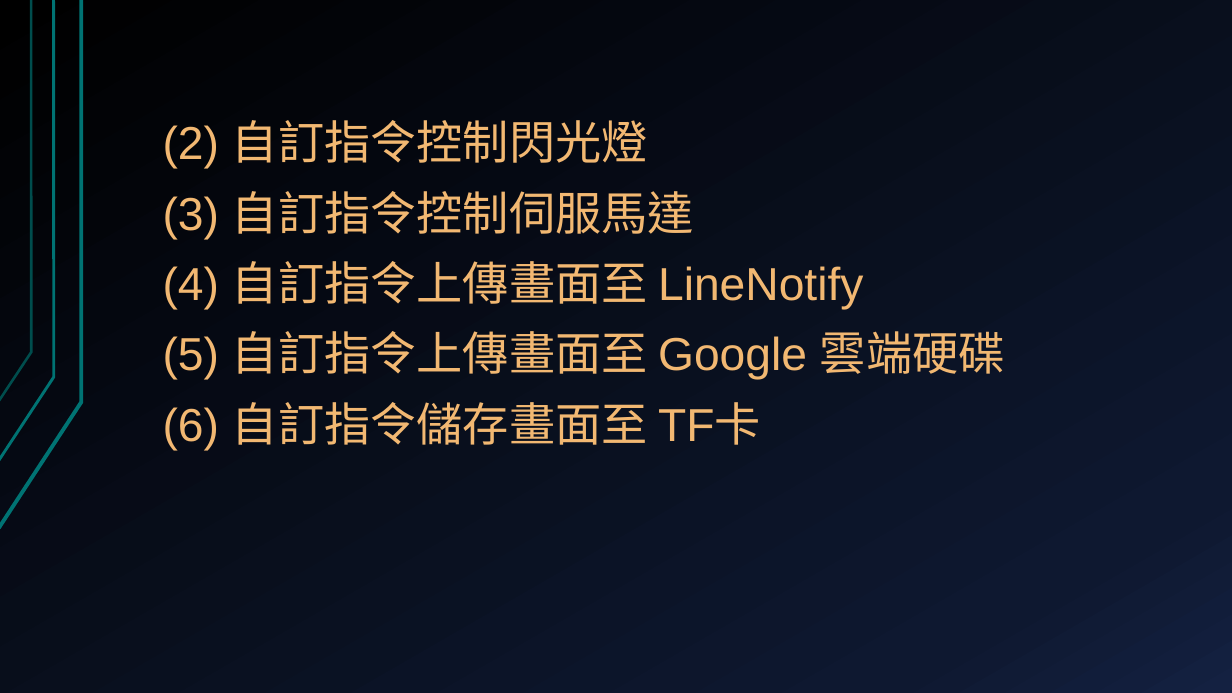
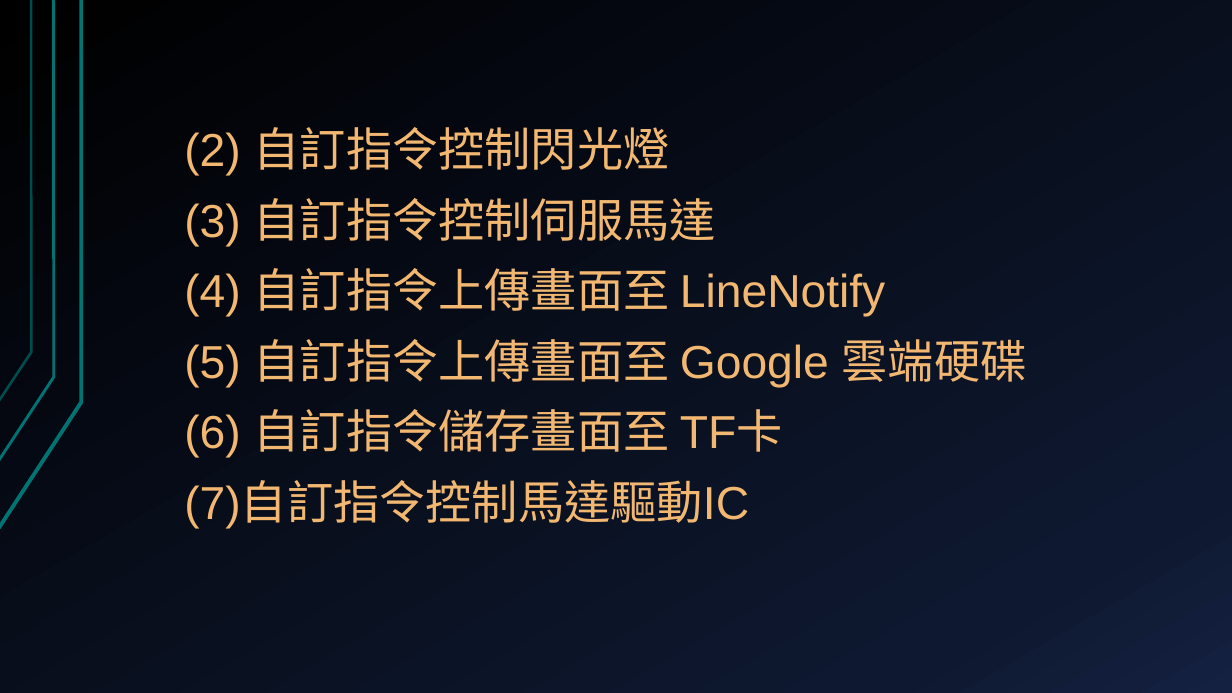
Before and after one commit to deltacod/Workshop, a slide deck: slide 29 of 2019.12.20_esp32-cam/ESP32-CAM-AI影像辨識應用.pptx (slide 24 before the commit). Drawn at 1232x693 pixels with LibreOffice and Linux fonts; fonts in the diff are those of the drawing. Boxes give left, top, right and bottom in pixels: in the first picture for what was removed or moved away, otherwise in the second. Text is boxed around its words. In the diff, an @@ line names an element or a change of style, - is before the commit and + after.

```diff
--- a/2019.12.20_esp32-cam/ESP32-CAM-AI影像辨識應用.pptx
+++ b/2019.12.20_esp32-cam/ESP32-CAM-AI影像辨識應用.pptx
@@ text "(2) 自訂指令控制閃光燈": place and size @@
-text "(2) 自訂指令控制閃光燈" at bbox=[163, 120, 1005, 451]
+text "(2) 自訂指令控制閃光燈" at bbox=[184, 127, 1027, 528]
@@ text at bbox=[184, 482, 749, 528]: paragraph added @@
+(7)自訂指令控制馬達驅動IC
```
Also in this commit, not shown: 7 other slides changed, 1 slide removed, 1 other file.
